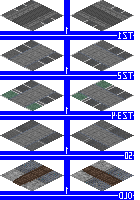
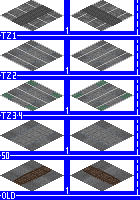
Two versions of the same layered image (140x200). Layer-by-layer changes:
showed "Text" over 1, 32, 23, 199
added group "6L" with 3 layers above "Shared" over 0, 0, 134, 151
showed group "Shared" (4 layers) over 0, 0, 134, 191
showed "Markings" (2nd of 2, in "Shared") over 6, 3, 128, 108
showed "Overlap", moved it above "Gratings", painted on it over 0, 0, 134, 191
showed "Gratings" over 6, 2, 129, 186
showed group "2L Roads" (10 layers) over 13, 7, 134, 143
showed group "Road" (3 layers) over 13, 7, 134, 143
hid group "4L Street" (5 layers) over 0, 0, 134, 199
hid "gfx_crossing_street_4l_l" over 0, 0, 134, 199
showed group "Base" (7 layers) over 0, 0, 140, 200
showed "roads", painted on it over 0, 0, 140, 40
showed "roads copy", painted on it over 0, 40, 140, 80
showed "roads copy 2", painted on it over 1, 80, 140, 120
showed "roads copy 3", painted on it over 1, 120, 140, 160
showed "roads copy 4", painted on it over 0, 160, 140, 200
